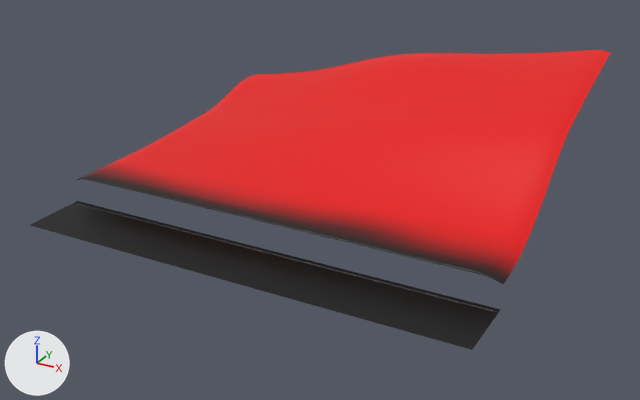
The glTF model public/assets/testmap/terrain_2_2.glb, before and after one commit.
Before and after are seen from a camera (50 mm lens) standing at (69.0, -53.6, 40.8) and looking at (25.5, 25.5, 1.2). The axes (+X, +Y, +Z) are drawn at lower left. The lights are the same throughout. The picture after the commit comes second.

The first picture shows 'terrain_2_2'.
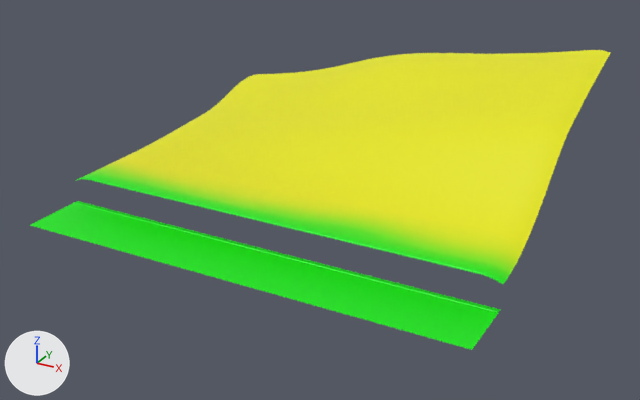
What changed in the scene script:
```text
Change me_terrain_2_2:
    where me_terrain_2_2.from_pydata(...)  # 2397 vertices, 4500 faces; spans x 0.0..50.0, y 7.0..50.0, z 0.0..15.6
    used by ob_terrain_2_2; location = (0.0, 0.0, 0.0)
    me_terrain_2_2 part 1: 3201 faces centred in x 0.3..49.7, y 17.7..49.7, z 2.6..15.5 are repainted in the vertex colours; the middle colour goes from red #ff0000 to yellow #ffff00
    me_terrain_2_2 part 2: 1299 faces centred in x 0.3..49.7, y 7.3..18.3, z 0.0..3.3 are repainted in the vertex colours; the middle colour goes from black #000000 to green #00ff00
```

Pixel boxes [x1, y1, x2, y2] of what changed, in the pictures (640 x 400 px):
part 1 of me_terrain_2_2, recoloured (red to yellow): [100, 50, 611, 264] in both
part 2 of me_terrain_2_2, recoloured (black to green): [30, 167, 516, 350] in both
